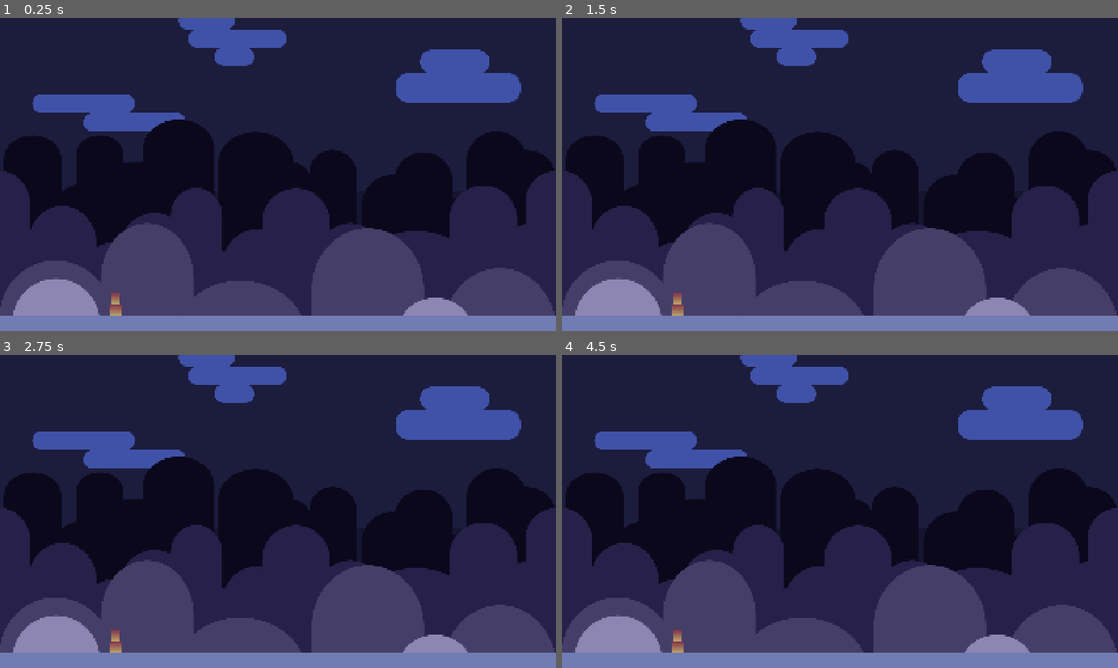
Above: before the commit, frames 1-4 (two rows, left to right).
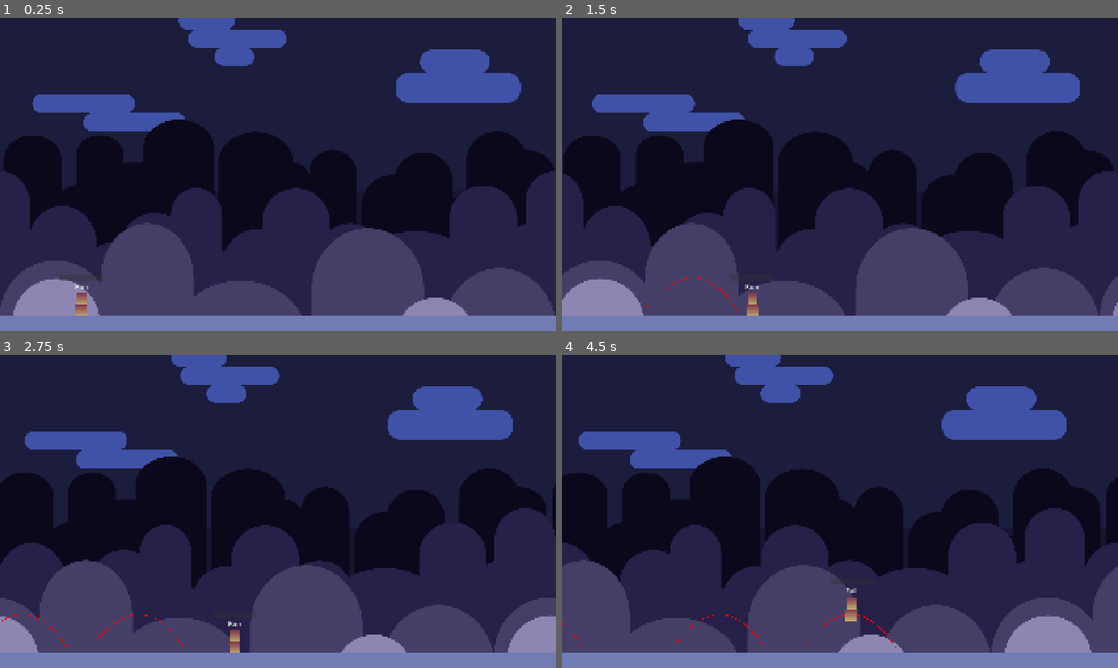
Above: after the commit, the same moments.

Repository: SirioBambino/runner-prototype
Game: Godot game, scene res://scenes/game.tscn
Two runs of this game, one before a commit and one after it. Both use one fixed random seed, a clock stepped at 60 frames per second and the inputs below.
Inputs:
- Up to frame 1 (0.25 s): no input
- Up to frame 2 (1.5 s): tap Space (Jump, bound only after the commit) at 0.6, 0.77, 1.07 s; tap I at 1.35 s
- Up to frame 3 (2.75 s): tap Space (Jump, bound only after the commit) at 1.52, 1.55, 1.82, 2.1 s
- Up to frame 4 (4.5 s): tap I at 2.85, 4.35 s; tap Space (Jump, bound only after the commit) at 3.02, 3.05, 3.32, 3.6, 3.77, 4.07 s

The runs differ from the first frame. In frame 1, 0.3% of the frame differs, in the area x 10-22%, y 83-96%; in frame 2, 9.2%; in frame 3, 23%; in frame 4, 30%, in the area x 0-100%, y 0-96%.

Commit message:
feat: Add basic player functionality using state machine
Use the state machine implementation to create various states needed
for basic player actions: moving and a charging jump.
Add simple UI elements to show current state and jump charge amount.

Diff:
--- a/project.godot
+++ b/project.godot
@@ -34,6 +34,14 @@
 
 enabled=PackedStringArray("res://addons/gdscript_formatter/plugin.cfg")
 
+[input]
+
+Jump={
+"deadzone": 0.2,
+"events": [Object(InputEventKey,"resource_local_to_scene":false,"resource_name":"","device":-1,"window_id":0,"alt_pressed":false,"shift_pressed":false,"ctrl_pressed":false,"meta_pressed":false,"pressed":false,"keycode":0,"physical_keycode":32,"key_label":0,"unicode":32,"location":0,"echo":false,"script":null)
+]
+}
+
 [rendering]
 
 renderer/rendering_method="gl_compatibility"
--- a/scenes/game.tscn
+++ b/scenes/game.tscn
@@ -1,6 +1,7 @@
-[gd_scene load_steps=4 format=3 uid="uid://elst0xn32iil"]
+[gd_scene load_steps=5 format=3 uid="uid://elst0xn32iil"]
 
 [ext_resource type="PackedScene" uid="uid://b8l36kuou8xsj" path="res://scenes/background.tscn" id="1_yqjtg"]
+[ext_resource type="Script" uid="uid://duody2jbdlmbw" path="res://scripts/player_target.gd" id="2_lbhrr"]
 [ext_resource type="PackedScene" uid="uid://mv26pwhrke3j" path="res://scenes/ground.tscn" id="2_lnu2h"]
 [ext_resource type="PackedScene" uid="uid://dyh0f58rxt6e3" path="res://scenes/player.tscn" id="3_lnu2h"]
 
@@ -8,10 +9,19 @@
 
 [node name="ParallaxBackground" parent="." instance=ExtResource("1_yqjtg")]
 
-[node name="Ground" parent="." instance=ExtResource("2_lnu2h")]
+[node name="PlayerTarget" type="Node2D" parent="."]
+script = ExtResource("2_lbhrr")
+metadata/_custom_type_script = "uid://duody2jbdlmbw"
 
-[node name="Player" parent="." instance=ExtResource("3_lnu2h")]
-position = Vector2(400, 1010)
+[node name="Ground" parent="PlayerTarget" instance=ExtResource("2_lnu2h")]
 
-[node name="Camera2D" type="Camera2D" parent="."]
+[node name="Camera2D" type="Camera2D" parent="PlayerTarget"]
 anchor_mode = 0
+
+[node name="Player" parent="." groups=["Player"] instance=ExtResource("3_lnu2h")]
+position = Vector2(200, 1010)
+
+[node name="TextureProgressBar" type="TextureProgressBar" parent="."]
+offset_right = 40.0
+offset_bottom = 40.0
+value = 100.0
--- a/scenes/player.tscn
+++ b/scenes/player.tscn
@@ -1,4 +1,12 @@
-[gd_scene load_steps=5 format=3 uid="uid://dyh0f58rxt6e3"]
+[gd_scene load_steps=17 format=3 uid="uid://dyh0f58rxt6e3"]
+
+[ext_resource type="Script" uid="uid://ca3ip18v4qddp" path="res://scripts/state_machine/state_machine.gd" id="1_3vyb7"]
+[ext_resource type="Script" uid="uid://d2i5a1ny6urk1" path="res://scripts/player.gd" id="1_g2els"]
+[ext_resource type="Script" uid="uid://bndmivavl257g" path="res://scripts/state_machine/states/player/run_player_state.gd" id="3_qlg0r"]
+[ext_resource type="Script" uid="uid://bgnctd854fpoi" path="res://scripts/state_machine/states/player/jump_player_state.gd" id="4_tuyoq"]
+[ext_resource type="Script" uid="uid://iyvf0ph03xd8" path="res://scripts/state_machine/states/player/fall_player_state.gd" id="5_fjrip"]
+[ext_resource type="Script" uid="uid://dbu26agw1mjnr" path="res://scripts/state_machine/states/player/charge_player_state.gd" id="6_fjrip"]
+[ext_resource type="Script" uid="uid://b4du1xwqqr7mi" path="res://scripts/label.gd" id="6_tuyoq"]
 
 [sub_resource type="CapsuleShape2D" id="CapsuleShape2D_dqkch"]
 radius = 15.0
@@ -14,11 +22,32 @@
 [sub_resource type="CircleShape2D" id="CircleShape2D_dqkch"]
 radius = 20.0
 
+[sub_resource type="LabelSettings" id="LabelSettings_tuyoq"]
+font_size = 24
+outline_size = 2
+outline_color = Color(0, 0, 0, 1)
+
+[sub_resource type="Gradient" id="Gradient_smehm"]
+colors = PackedColorArray(0.19434929, 0.19434926, 0.19434926, 0.39215687, 0.19434929, 0.19434926, 0.19434926, 0.39215687)
+
+[sub_resource type="GradientTexture1D" id="GradientTexture1D_ur7pv"]
+gradient = SubResource("Gradient_smehm")
+
+[sub_resource type="Gradient" id="Gradient_fjrip"]
+colors = PackedColorArray(0.2445851, 0.321761, 0.61829805, 1, 0.7882101, 0.85024005, 0.97056943, 1)
+
+[sub_resource type="GradientTexture1D" id="GradientTexture1D_smehm"]
+gradient = SubResource("Gradient_fjrip")
+
 [node name="Player" type="RigidBody2D"]
 lock_rotation = true
+custom_integrator = true
 continuous_cd = 1
 contact_monitor = true
 max_contacts_reported = 10
+script = ExtResource("1_g2els")
+
+[node name="JumpPreview" type="Line2D" parent="."]
 
 [node name="UpperCollision" type="CollisionShape2D" parent="."]
 position = Vector2(0, -40)
@@ -36,3 +65,48 @@
 rotation = 1.5707964
 scale = Vector2(1, 40)
 texture = SubResource("GradientTexture1D_g2els")
+
+[node name="StateMachine" type="Node" parent="." node_paths=PackedStringArray("initial_state")]
+script = ExtResource("1_3vyb7")
+initial_state = NodePath("Run")
+metadata/_custom_type_script = "uid://ca3ip18v4qddp"
+
+[node name="Run" type="Node" parent="StateMachine" node_paths=PackedStringArray("fall_state", "charge_state")]
+script = ExtResource("3_qlg0r")
+fall_state = NodePath("../Fall")
+charge_state = NodePath("../Charge")
+metadata/_custom_type_script = "uid://bndmivavl257g"
+
+[node name="Jump" type="Node" parent="StateMachine" node_paths=PackedStringArray("fall_state")]
+script = ExtResource("4_tuyoq")
+fall_state = NodePath("../Fall")
+metadata/_custom_type_script = "uid://bgnctd854fpoi"
+
+[node name="Fall" type="Node" parent="StateMachine" node_paths=PackedStringArray("run_state")]
+script = ExtResource("5_fjrip")
+run_state = NodePath("../Run")
+metadata/_custom_type_script = "uid://iyvf0ph03xd8"
+
+[node name="Charge" type="Node" parent="StateMachine" node_paths=PackedStringArray("jump_state")]
+script = ExtResource("6_fjrip")
+jump_state = NodePath("../Jump")
+metadata/_custom_type_script = "uid://dbu26agw1mjnr"
+
+[node name="CurrentState" type="Label" parent="."]
+offset_left = -250.0
+offset_top = -100.0
+offset_right = 250.0
+offset_bottom = -66.0
+text = "text"
+label_settings = SubResource("LabelSettings_tuyoq")
+horizontal_alignment = 1
+script = ExtResource("6_tuyoq")
+
+[node name="JumpCharge" type="TextureProgressBar" parent="."]
+offset_left = -75.0
+offset_top = -125.0
+offset_right = 75.0
+offset_bottom = -105.0
+nine_patch_stretch = true
+texture_under = SubResource("GradientTexture1D_ur7pv")
+texture_progress = SubResource("GradientTexture1D_smehm")
--- /dev/null
+++ b/scripts/label.gd
@@ -0,0 +1,13 @@
+extends Label
+
+@onready var state_machine: StateMachine = $"../StateMachine"
+
+# Called when the node enters the scene tree for the first time.
+func _ready() -> void:
+	pass # Replace with function body.
+
+
+# Called every frame. 'delta' is the elapsed time since the previous frame.
+func _process(delta: float) -> void:
+	var state = state_machine.current_state.name
+	text = state
--- /dev/null
+++ b/scripts/player.gd
@@ -0,0 +1,75 @@
+@tool
+class_name Player
+extends RigidBody2D
+
+@export var move_speed: float = 400.0
+@export var max_speed: float = 1000
+@export var min_jump_impulse := Vector2(350, -450)
+@export var max_jump_impulse := Vector2(450, -850)
+@export var max_charge_time: float = 0.5
+@export var max_floor_airborne_time: float = 0.15
+
+var request := PhysicsRequest.new()
+var is_on_floor: bool = false
+var airborne_time: float = 0.0
+var current_gravity: Vector2
+var default_gravity: Vector2 = (ProjectSettings.get_setting("physics/2d/default_gravity") *
+	ProjectSettings.get_setting("physics/2d/default_gravity_vector") )
+var camera: Camera2D
+
+@onready var jump_preview: Line2D = $JumpPreview
+@onready var jump_charge_bar: TextureProgressBar = $JumpCharge
+
+
+func _ready() -> void:
+	contact_monitor = true
+	max_contacts_reported = 10
+	lock_rotation = true
+	custom_integrator = true
+	is_on_floor = false
+	airborne_time = max_floor_airborne_time
+	current_gravity = default_gravity
+
+
+func _integrate_forces(physics_state: PhysicsDirectBodyState2D) -> void:
+	var velocity: Vector2 = physics_state.linear_velocity
+
+	if request.desired_velocity != Vector2.ZERO:
+		velocity = request.desired_velocity
+
+	velocity += request.additive_force * physics_state.step
+
+	if request.impulse != Vector2.ZERO:
+		velocity += request.impulse / mass
+
+	velocity += current_gravity * physics_state.step
+
+	#velocity = preserve_slope_velocity(physics_state, velocity)
+	var damp: float = linear_damp + physics_state.total_linear_damp
+	velocity *= pow(1.0 - damp, physics_state.step)
+
+	physics_state.linear_velocity = velocity
+	request = PhysicsRequest.new()
+
+	var found_floor: bool = false
+	var floor_index: int = -1
+
+	for contact_index: int in physics_state.get_contact_count():
+		var collision_normal: Vector2 = physics_state.get_contact_local_normal(contact_index)
+
+		if collision_normal.dot(Vector2(0, -1)) > 0.6:
+			found_floor = true
+			floor_index = contact_index
+
+	if found_floor:
+		airborne_time = 0.0
+	else:
+		airborne_time += physics_state.step
+
+	is_on_floor = airborne_time < max_floor_airborne_time
+
+
+class PhysicsRequest:
+	var desired_velocity := Vector2.ZERO
+	var impulse := Vector2.ZERO
+	var additive_force := Vector2.ZERO
--- /dev/null
+++ b/scripts/player_target.gd
@@ -0,0 +1,43 @@
+class_name PlayerTarget
+extends Node2D
+
+@export var start_move_threshold: float = 400.0 # Position where target starts moving
+@export var initial_speed: float = 300.0 # Initial target movement speed
+@export var speed_increase: float = 0.0 # Rate at which the target speed increases
+@export var distance_buffer: float = 1000.0 # Distance buffer between player and right edge of screen
+
+@onready var player: Player
+var initial_player_position: Vector2
+
+var target_speed: float = 0.0
+var x_position: float = 0.0
+var moving: bool = false
+
+
+func _ready() -> void:
+	x_position = position.x
+	player = get_tree().get_first_node_in_group("Player") as Player
+	assert(player != null, "PlayerTarget must be in the same scene as the player to target it.")
+	initial_player_position = player.position
+
+
+func _physics_process(delta: float) -> void:
+	if player:
+		if not moving and player.position.distance_to(initial_player_position) >= start_move_threshold:
+			moving = true
+			target_speed = initial_speed
+		if moving:
+			target_speed += speed_increase * delta
+			move_target(delta)
+
+		if moving and player.position.x < position.x:
+			get_tree().reload_current_scene()
+
+
+func move_target(delta: float) -> void:
+	x_position += target_speed * delta
+
+	if player.position.x - x_position > distance_buffer:
+		x_position = player.position.x - distance_buffer
+
+	position.x = x_position
--- /dev/null
+++ b/scripts/state_machine/states/player/charge_player_state.gd
@@ -0,0 +1,96 @@
+class_name ChargePlayerState
+extends PlayerState
+
+@export var jump_state: State
+
+var jump_charge_time: float
+var jump_charge_ratio: float
+var jump_charge_bar: TextureProgressBar
+
+
+func enter(_previous_state_path: State, _data: Dictionary = { }) -> void:
+	jump_charge_time = 0.0
+	player.jump_charge_bar.value = 0
+
+
+func exit() -> void:
+	_leave_jump_preview()
+	player.jump_preview.clear_points()
+	player.jump_charge_bar.value = 0
+
+
+func update(delta: float) -> void:
+	if Input.is_action_just_released("Jump"):
+		request_transition.emit(jump_state, { "jump_charge_ratio": jump_charge_ratio })
+		return
+
+	jump_charge_time = min(jump_charge_time + delta, player.max_charge_time)
+	jump_charge_ratio = clamp(jump_charge_time / player.max_charge_time, 0, 1)
+	_draw_jump_preview(jump_charge_ratio)
+	player.linear_velocity = Vector2.ZERO
+
+	player.jump_charge_bar.value = jump_charge_ratio * 100
+
+
+func predict_jump_path(charge_ratio: float, delta: float = 0.017, steps: int = 300) -> PackedVector2Array:
+	var path := PackedVector2Array()
+
+	var jump_impulse: Vector2 = lerp(player.min_jump_impulse, player.max_jump_impulse, charge_ratio)
+	var velocity: Vector2 = (jump_impulse / player.mass)
+	var position: Vector2 = player.global_position
+	var space_state: PhysicsDirectSpaceState2D = get_viewport().get_world_2d().direct_space_state
+	var gravity: Vector2 = (
+		ProjectSettings.get_setting("physics/2d/default_gravity") *
+		ProjectSettings.get_setting("physics/2d/default_gravity_vector")
+	)
+
+	var collision_shape: CollisionShape2D = player.get_node("LowerCollision")
+	var shape_rid: RID = collision_shape.shape.get_rid()
+
+	for i: int in range(steps):
+		if velocity.y > -400:
+			gravity *= 1.007
+
+		velocity += gravity * delta
+		var motion: Vector2 = velocity * delta
+
+		var query := PhysicsShapeQueryParameters2D.new()
+		query.shape_rid = shape_rid
+		query.transform = Transform2D(0, position)
+		query.motion = motion
+		query.collide_with_bodies = true
+		query.collide_with_areas = true
+
+		var result: PackedFloat32Array = space_state.cast_motion(query)
+		var safe_proportion: float = result[0]
+
+		position += motion * safe_proportion
+		path.append(position)
+
+		if safe_proportion < 1.0:
+			break
+
+	return path
+
+
+func _draw_jump_preview(charge_ratio: float) -> void:
+	var points_global: PackedVector2Array = predict_jump_path(charge_ratio)
+	var points_local := PackedVector2Array()
+	for point: Vector2 in points_global:
+		points_local.append(player.to_local(point))
+	player.jump_preview.clear_points()
+	player.jump_preview.points = points_local
+
+
+func _leave_jump_preview() -> void:
+	var debug_preview: Line2D = player.jump_preview
+
+	var debug_line := Line2D.new()
+	debug_line.width = 2
+	debug_line.default_color = Color(1, 0, 0)
+
+	for point: Vector2 in debug_preview.points:
+		var world_point: Vector2 = player.to_global(point)
+		debug_line.add_point(world_point)
+
+	get_owner().get_owner().add_child(debug_line)
--- /dev/null
+++ b/scripts/state_machine/states/player/fall_player_state.gd
@@ -0,0 +1,19 @@
+class_name FallPlayerState
+extends PlayerState
+
+@export var run_state: State
+
+var jump_charge_ratio: float = 0.0
+
+
+func enter(_previous_state_path: State, _data: Dictionary = { }) -> void:
+	jump_charge_ratio = _data.get("jump_charge_ratio", 0.0)
+
+
+func exit() -> void:
+	player.current_gravity = player.default_gravity
+
+
+func update(_delta: float) -> void:
+	if player.is_on_floor:
+		request_transition.emit(run_state)
--- /dev/null
+++ b/scripts/state_machine/states/player/jump_player_state.gd
@@ -0,0 +1,22 @@
+class_name JumpPlayerState
+extends PlayerState
+
+@export var fall_state: State
+
+var charge_ratio: float = 0.0
+var jump_speed_multiplier: float = 1.5
+
+
+func enter(_previous_state: State, _data: Dictionary = { }) -> void:
+	charge_ratio = _data.get("jump_charge_ratio", 0.0)
+	player.current_gravity *= jump_speed_multiplier * jump_speed_multiplier
+	var jump_impulse: Vector2 = (
+		lerp(player.min_jump_impulse, player.max_jump_impulse, charge_ratio)
+		* jump_speed_multiplier
+	)
+	player.request.impulse = jump_impulse
+
+
+func update(_delta: float) -> void:
+	if player.linear_velocity.y > 0:
+		request_transition.emit(fall_state)
--- /dev/null
+++ b/scripts/state_machine/states/player/player_state.gd
@@ -0,0 +1,10 @@
+class_name PlayerState
+extends State
+
+var player: Player
+
+
+func _ready() -> void:
+	await owner.ready
+	player = owner as Player
+	assert(player != null, "States extending `PlayerState` require the owner to be a `Player` node.")
--- /dev/null
+++ b/scripts/state_machine/states/player/run_player_state.gd
@@ -0,0 +1,17 @@
+class_name RunPlayerState
+extends PlayerState
+
+@export var fall_state: State
+@export var charge_state: State
+
+
+func update(_delta: float) -> void:
+	player.request.desired_velocity = Vector2(player.move_speed, 0)
+
+	if not player.is_on_floor:
+		request_transition.emit(fall_state)
+		return
+
+	if Input.is_action_just_pressed("Jump"):
+		request_transition.emit(charge_state)
+		return
Not shown, added: scripts/label.gd.uid
Not shown, added: scripts/player.gd.uid
Not shown, added: scripts/player_target.gd.uid
Not shown, added: scripts/state_machine/states/player/charge_player_state.gd.uid
Not shown, added: scripts/state_machine/states/player/fall_player_state.gd.uid
Not shown, added: scripts/state_machine/states/player/jump_player_state.gd.uid
Not shown, added: scripts/state_machine/states/player/player_state.gd.uid
Not shown, added: scripts/state_machine/states/player/run_player_state.gd.uid
